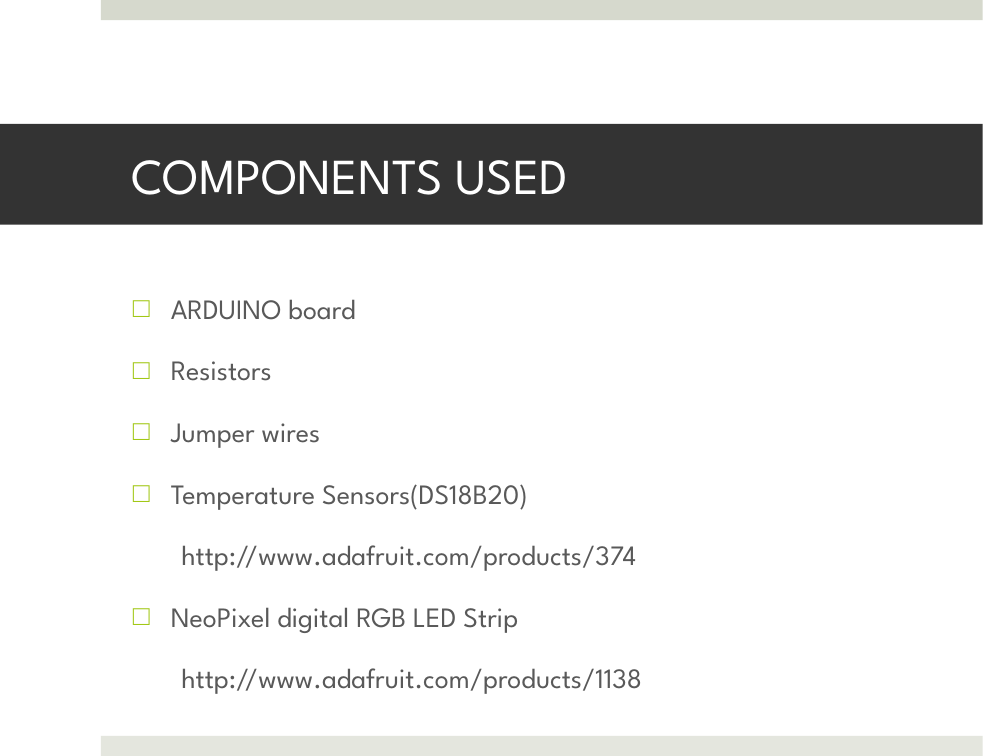
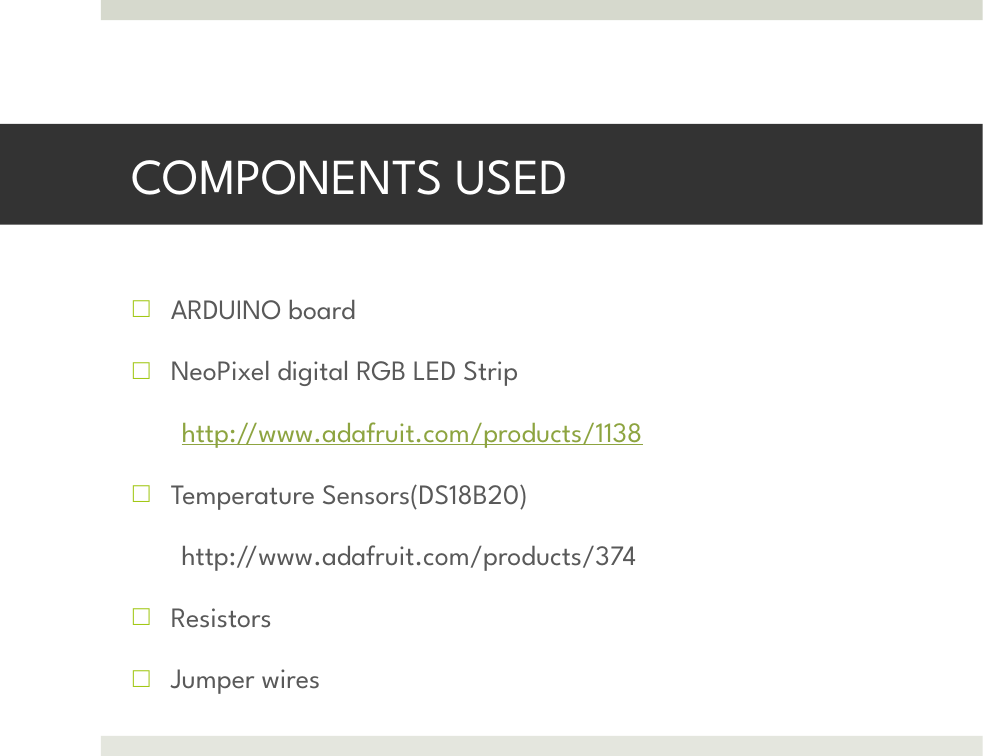
Before and after one commit to sasmita/QuantumLight, a slide deck: slide 13 of QL_Presentation1.pptx (slide 14 before the commit). Drawn at 1008x756 pixels with LibreOffice and Linux fonts; fonts in the diff are those of the drawing. Boxes give left, top, right and bottom in pixels: in the first picture for what was removed or moved away, otherwise in the second. Text is boxed around its words. In the diff, an @@ line names an element or a change of style, - is before the commit and + after.

Commit message:
making all the programs to work for sensor data

```diff
--- a/QL_Presentation1.pptx
+++ b/QL_Presentation1.pptx
@@ text at [171, 360, 643, 571]: paragraphs added @@
+□ NeoPixel digital RGB LED Strip
+http://www.adafruit.com/products/1138
+□ Temperature Sensors(DS18B20)
+http://www.adafruit.com/products/374
@@ text at [171, 484, 642, 694]: paragraphs removed @@
-□ Temperature Sensors(DS18B20)
-http://www.adafruit.com/products/374
-□ NeoPixel digital RGB LED Strip
-http://www.adafruit.com/products/1138
```
Also in this commit, not shown: 7 other slides changed, 2 slides added, 4 other files.
